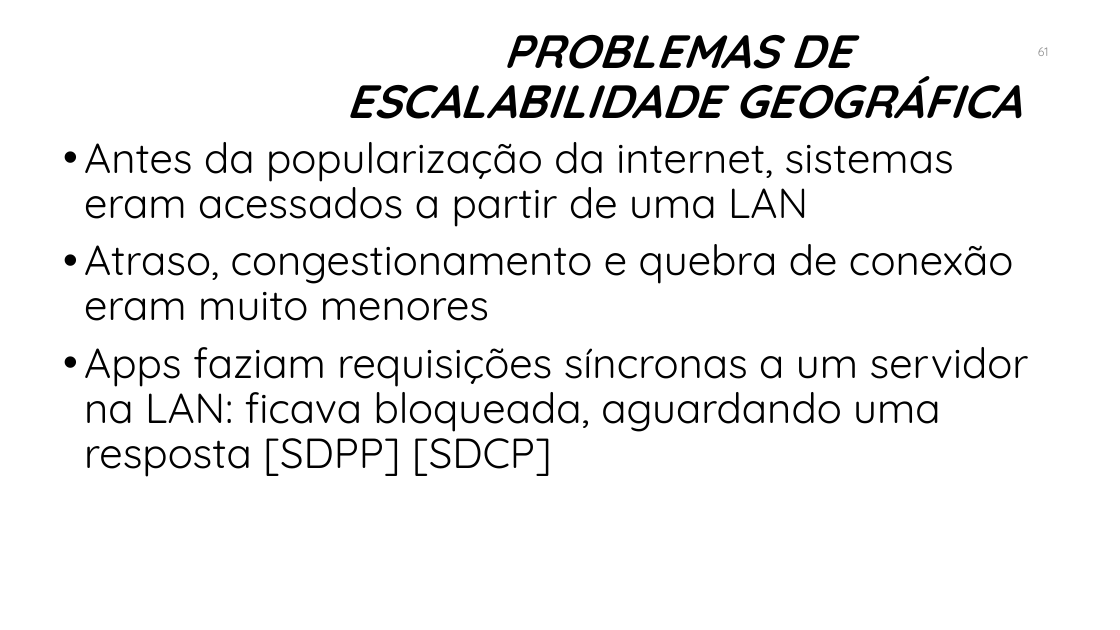
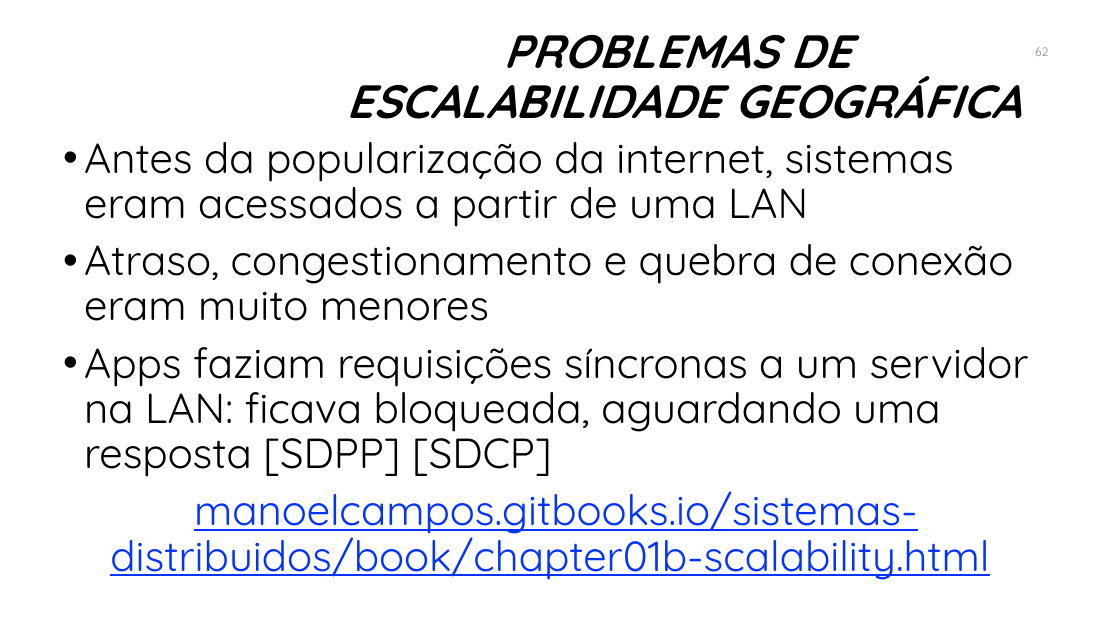
Before and after one commit to manoelcampos/sistemas-distribuidos, a slide deck: slide 62 of introducao-sd.pptx (slide 61 before the commit). Drawn at 1120x630 pixels with LibreOffice and Linux fonts; fonts in the diff are those of the drawing; background and template pictures are left out. Boxes give left, top, right and bottom in pixels: in the first picture for what was removed or moved away, otherwise in the second. Text is boxed around its words. In the diff, an @@ line names an element or a change of style, - is before the commit and + after.

```diff
--- a/introducao-sd.pptx
+++ b/introducao-sd.pptx
@@ page number at box(1035, 47, 1048, 56): text changed @@
-61
+62
@@ text at box(110, 491, 989, 580): paragraph added @@
+manoelcampos.gitbooks.io/sistemas-distribuidos/book/chapter01b-scalability.html
```
Also in this commit, not shown: 8 other slides changed, 5 slides added, 1 slide removed, 3 other files.
